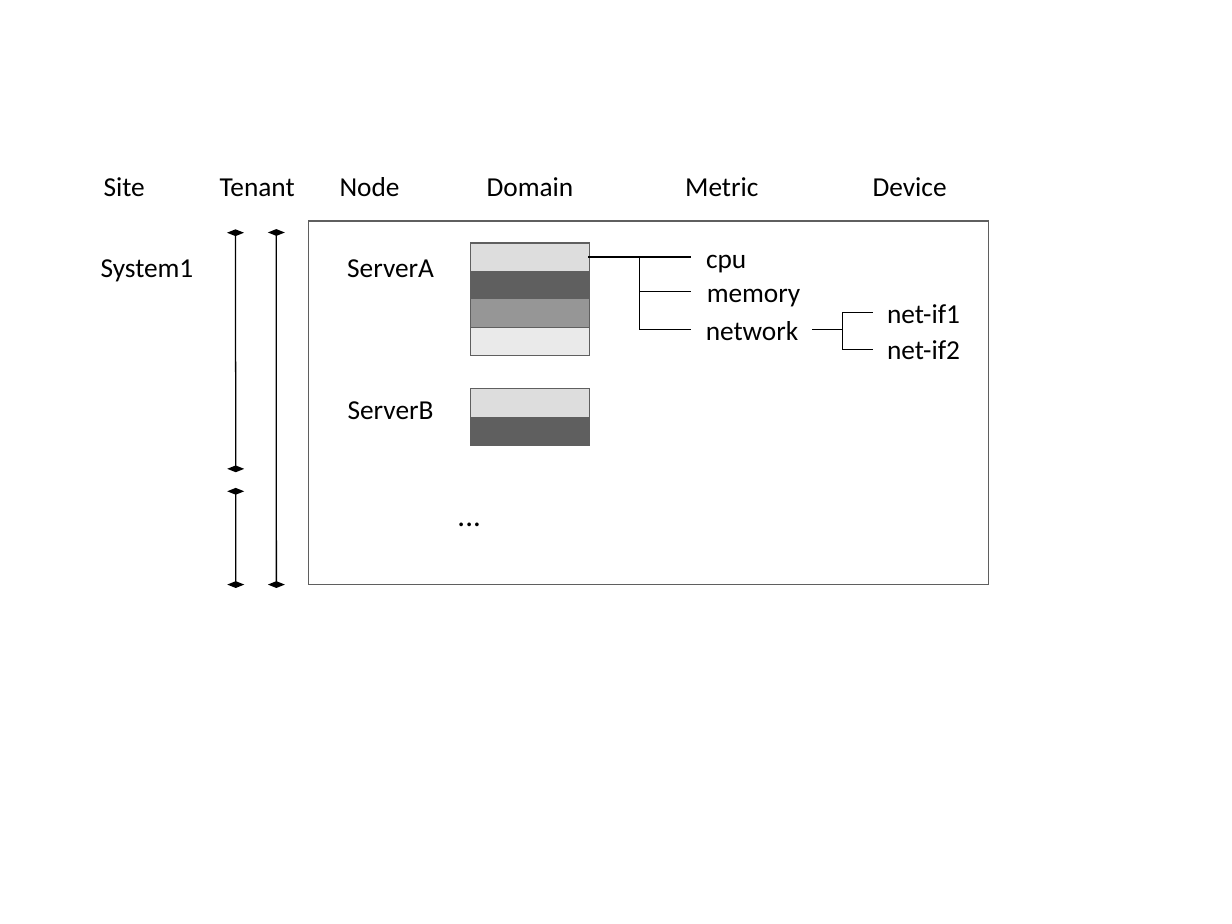
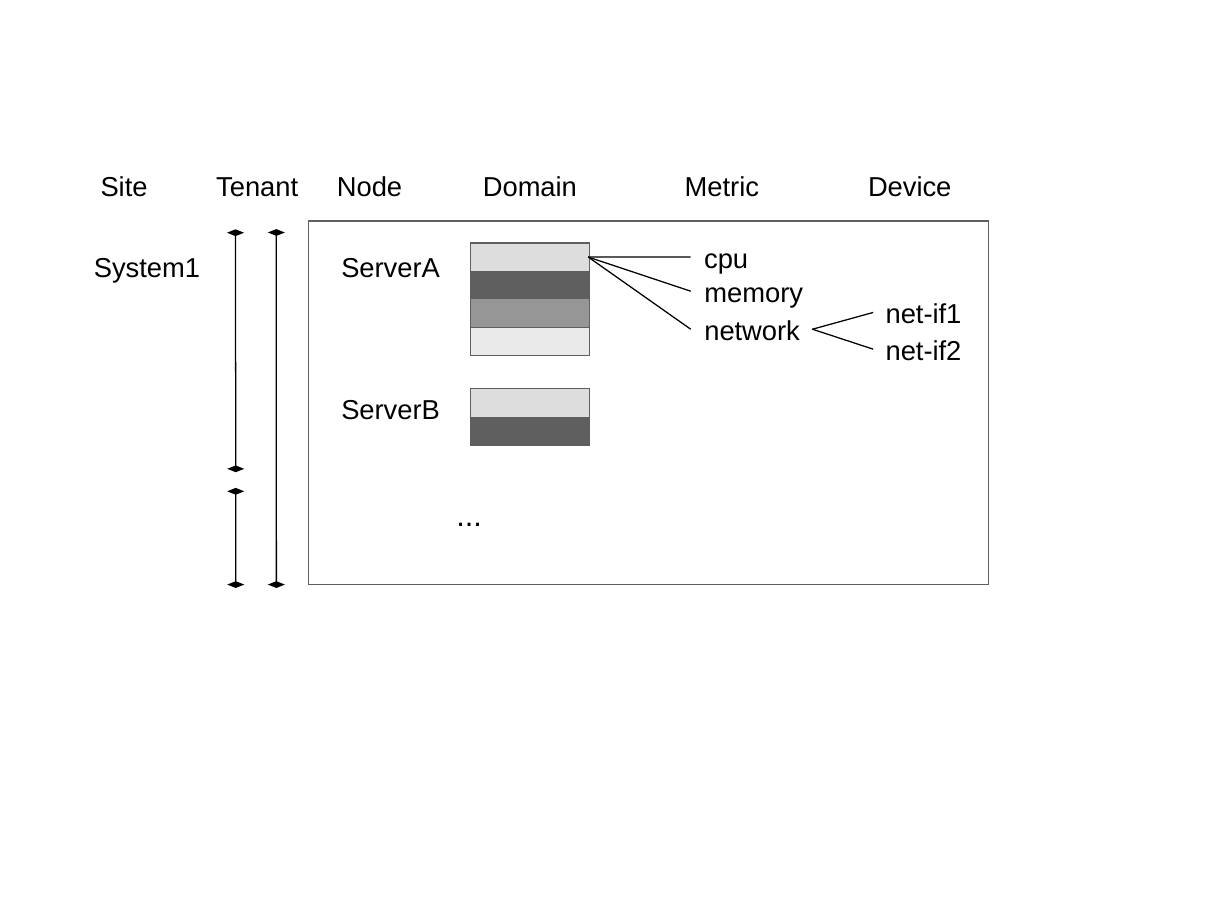
Before and after one commit to getperf/getperf, a slide deck: slide 8 of docs/ja/sphinx-doc/misc/figure_jp.ppt. Drawn at 1232x924 pixels with LibreOffice and Linux fonts; fonts in the diff are those of the drawing. Boxes give left, top, right and bottom in pixels: in the first picture for what was removed or moved away, otherwise in the second. Text is boxed around its words. In the diff, an @@ line names an element or a change of style, - is before the commit and + after.

```diff
--- a/docs/ja/sphinx-doc/misc/figure_jp.ppt
+++ b/docs/ja/sphinx-doc/misc/figure_jp.ppt
@@ elbow line (588, 257) - (691, 291): elbow line to line; route changed @@
@@ elbow line (588, 257) - (691, 329): elbow line to line; route changed @@
@@ elbow line (588, 257) - (691, 257): elbow line to line; route changed @@
@@ elbow line (812, 329) - (873, 313): elbow line to line; route changed @@
@@ elbow line (812, 329) - (873, 349): elbow line to line; route changed @@
@@ font Calibri to Arial in 14 elements at bbox=[886, 303, 962, 324], bbox=[886, 340, 962, 361], bbox=[685, 176, 759, 197], bbox=[704, 320, 800, 341], bbox=[704, 287, 803, 308], bbox=[101, 176, 148, 197], bbox=[483, 176, 577, 197], bbox=[704, 253, 748, 273], bbox=[337, 176, 402, 197], bbox=[216, 177, 298, 197], bbox=[868, 176, 951, 197], bbox=[94, 258, 200, 283], bbox=[341, 258, 440, 278], bbox=[341, 400, 440, 420] @@
```
Also in this commit, not shown: 13 other slides changed, 3 slides added, 5 other files.
